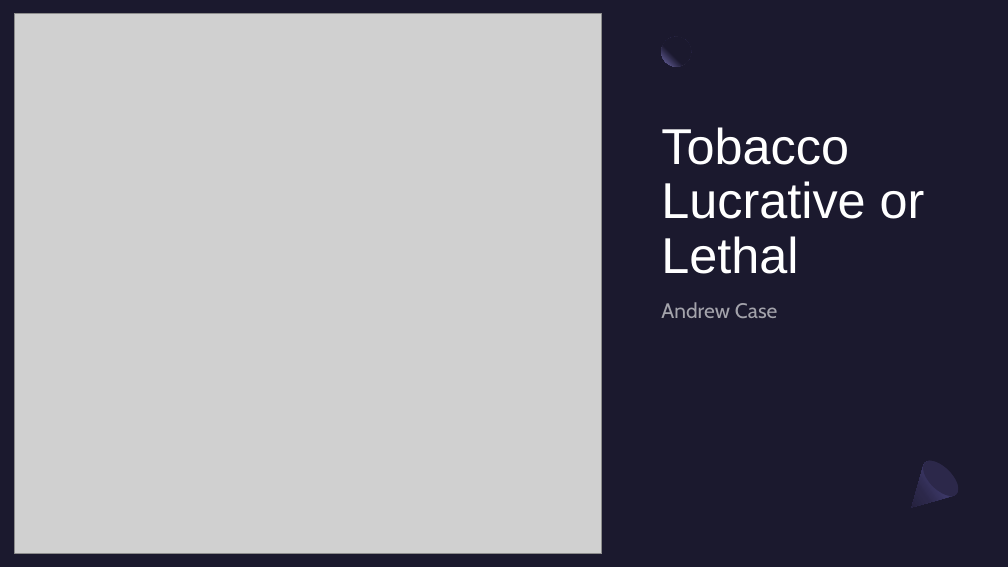
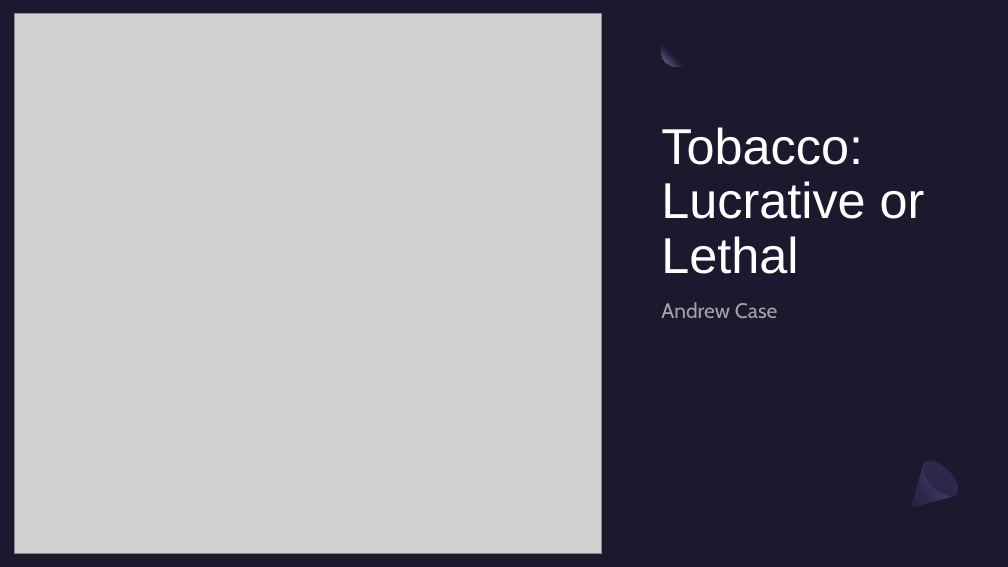
Before and after one commit to AKCase1993/Capstone-NSS-DA7, a slide deck: slide 1 of notebook/Tobacco.pptx. Drawn at 1008x567 pixels with LibreOffice and Linux fonts; fonts in the diff are those of the drawing; grey boxes stand for pictures. Boxes give left, top, right and bottom in pixels: in the first picture for what was removed or moved away, otherwise in the second. Text is boxed around its words. In the diff, an @@ line names an element or a change of style, - is before the commit and + after.

```diff
--- a/notebook/Tobacco.pptx
+++ b/notebook/Tobacco.pptx
@@ title at bbox=[661, 127, 925, 274]: text changed @@
-Tobacco
-Lucrative or Lethal
+Tobacco:
+Lucrative or Lethal
```
Also in this commit, not shown: 3 other slides changed, 2 slides added, 7 slides removed, 8 other files.
